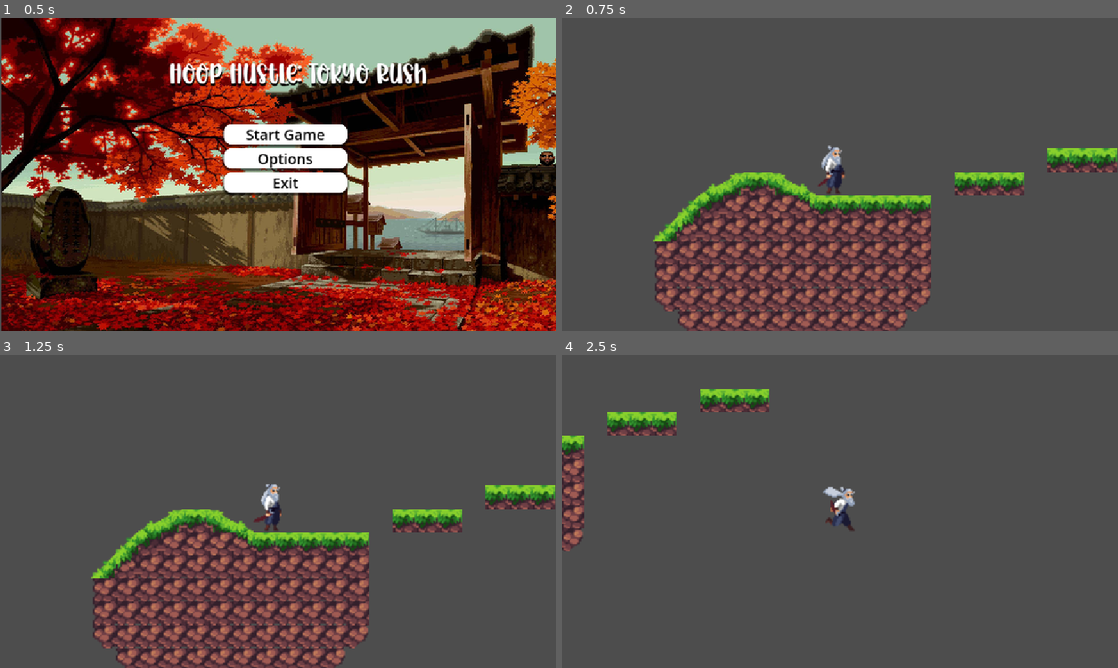
Above: before the commit, frames 1-4 (two rows, left to right).
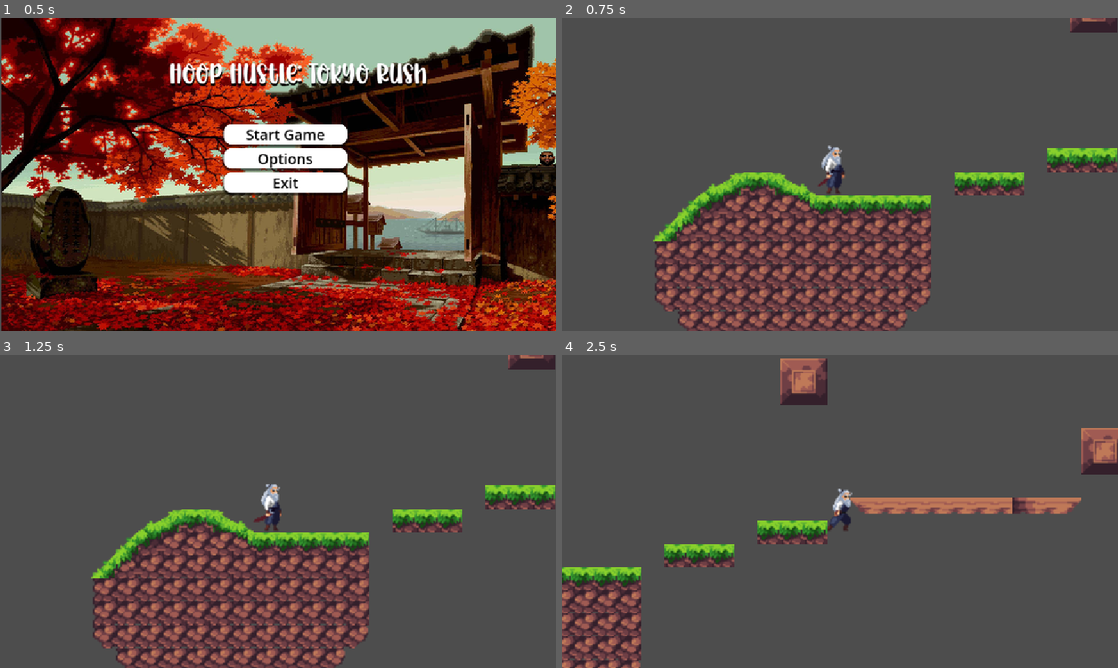
Above: after the commit, the same moments.

Repository: SilasDemaryJr/Hoop-Hustle--Tokyo-Rush
Game: Godot game, scene res://main_menu.tscn
Two runs of this game, one before a commit and one after it. Both use one fixed random seed, a clock stepped at 60 frames per second and the inputs below.
Inputs:
- Up to frame 1 (0.5 s): no input
- Up to frame 2 (0.75 s): click "Start Game" at 0.5 s
- Up to frame 3 (1.25 s): no input
- Up to frame 4 (2.5 s): tap Enter (ui_accept) at 1.25, 1.52, 2.27 s; hold Right (ui_right) from 1.28 s (still down)

Frame 1 is identical in both runs. In frame 2, 0.4% of the frame differs, in the area x 91-100%, y 0-5%; in frame 3, 0.4%; in frame 4, 14%, in the area x 0-100%, y 1-100%.

Commit message:
Updated tiles

Diff:
--- a/level.tscn
+++ b/level.tscn
@@ -601,4 +601,4 @@
 [node name="TileMap" type="TileMap" parent="."]
 tile_set = SubResource("TileSet_0b4ue")
 format = 2
-layer_0/tile_data = PackedInt32Array(-131060, 262144, 2, -13 …(1794 unchanged characters)…  262144, 2, 15, 196608, 4, 16, 196608, 4)
+layer_0/tile_data = PackedInt32Array(-131060, 262144, 2, -13 …(1794 unchanged characters)…  262144, 2, 15, 196608, 4, 16, 196608, 4, -327650, 393216, 17, -327649, 458752, 17, -327648, 524288, 17, -327647, 458752, 17, -327646, 524288, 17, -327645, 524288, 17, -327644, 524288, 17, -327643, 720896, 17, -327642, 786432, 17, -327641, 851968, 17, -720869, 458752, 2, -655333, 458752, 3, -655332, 524288, 3, -720868, 524288, 2, -458712, 458752, 3, -458711, 524288, 3, -524248, 458752, 2, -524247, 524288, 2)
--- a/world.tscn
+++ b/world.tscn
@@ -301,7 +301,7 @@
 scale = Vector2(0.875, 1)
 sprite_frames = SubResource("SpriteFrames_ytpkv")
 animation = &"Idle"
-frame_progress = 0.0884912
+frame_progress = 0.347733
 
 [node name="Camera2D" type="Camera2D" parent="CharacterBody2D"]
 position = Vector2(112, -195)
